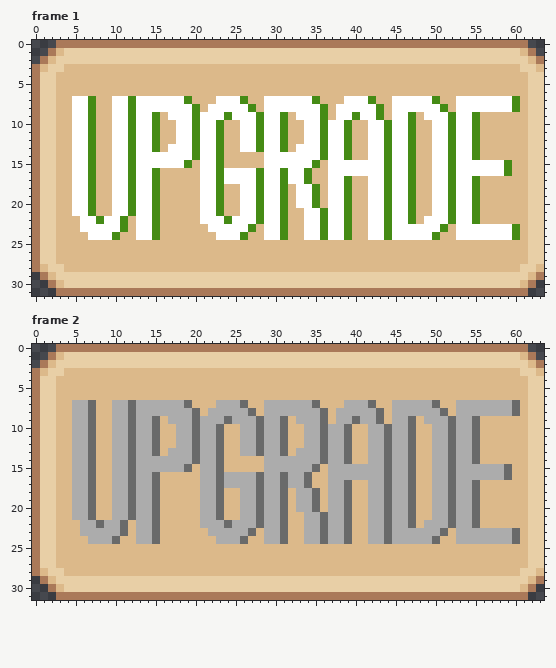
Two versions of one pixel-art file, Aseprite/Button.aseprite. Above is the file before it was changed.
64x32 pixels, 5 frames. Shown: frame 1, frame 2. The commit also changed other frames, which this record leaves out.
The same view after the edit:
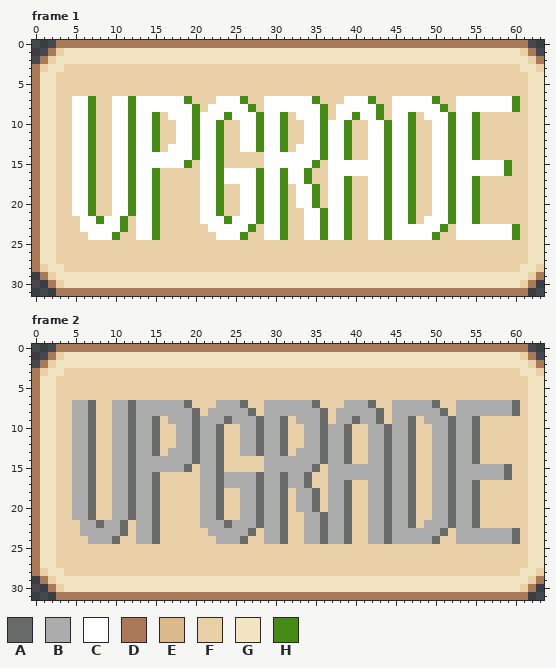
Palette (. is transparent): A #696a6a  B #acacac  C #ffffff  D #aa7959  E #dcb98a  F #e8cfa6  G #f3e5c2  H #458b15
Changes in this commit:
layer "Button_Up" now shown
layer "Button_Down" now hidden
Changed rows in their new state; - is an unchanged pixel.
Frame 1:
first column x 1:
 1 --FGGGGGGGGGGGGGGGGGGGGGGGGGGGGGGGGGGGGGGGGGGGGGGGGGGGGGGGGGF--
 2 -FGGGGGGGGGGGGGGGGGGGGGGGGGGGGGGGGGGGGGGGGGGGGGGGGGGGGGGGGGGGF-
 3 FGGFFFFFFFFFFFFFFFFFFFFFFFFFFFFFFFFFFFFFFFFFFFFFFFFFFFFFFFFFGGF
 4 GGFFFFFFFFFFFFFFFFFFFFFFFFFFFFFFFFFFFFFFFFFFFFFFFFFFFFFFFFFFFGG
 5 GGFFFFFFFFFFFFFFFFFFFFFFFFFFFFFFFFFFFFFFFFFFFFFFFFFFFFFFFFFFFGG
 6 GGFFFFFFFFFFFFFFFFFFFFFFFFFFFFFFFFFFFFFFFFFFFFFFFFFFFFFFFFFFFGG
 7 GGFF---FF----------FFF----FF-------FFF----FF------FF--------FGG
 8 GGFF---FF-----------F------F--------F------F-------F--------FGG
 9 GGFF---FF------F---------------F----F------F---F-------FFFFFFGG
10 GGFF---FF------FF------FF------FF------FF------FF------FFFFFFGG
11 GGFF---FF------FF------FF------FF------FF------FF------FFFFFFGG
12 GGFF---FF------FF------FF------FF------FF------FF------FFFFFFGG
13 GGFF---FF------F-------FF------F-------FF------FF------FFFFFFGG
14 GGFF---FF--------------FFFFF-----------FF------FF------FFFFFFGG
15 GGFF---FF----------F---FFFFF-------F-----------FF----------FFGG
16 GGFF---FF------FFFFF--------------FF-----------FF----------FFGG
17 GGFF---FF------FFFFF--------------FF---FF------FF------FFFFFFGG
18 GGFF---FF------FFFFF---FF------F---F---FF------FF------FFFFFFGG
19 GGFF---FF------FFFFF---FF------F---F---FF------FF------FFFFFFGG
20 GGFF---FF------FFFFF---FF------F---F---FF------FF------FFFFFFGG
21 GGFF---FF------FFFFF---FF------FF------FF------FF------FFFFFFGG
22 GGFFF------F---FFFFF-----------FF------FF------F-------FFFFFFGG
23 GGFFF------F---FFFFFF------F---FF------FF----------F--------FGG
24 GGFFFF----FF---FFFFFFF----FF---FF------FF---------FF--------FGG
25 GGFFFFFFFFFFFFFFFFFFFFFFFFFFFFFFFFFFFFFFFFFFFFFFFFFFFFFFFFFFFGG
26 GGFFFFFFFFFFFFFFFFFFFFFFFFFFFFFFFFFFFFFFFFFFFFFFFFFFFFFFFFFFFGG
27 GGFFFFFFFFFFFFFFFFFFFFFFFFFFFFFFFFFFFFFFFFFFFFFFFFFFFFFFFFFFFGG
28 FGGFFFFFFFFFFFFFFFFFFFFFFFFFFFFFFFFFFFFFFFFFFFFFFFFFFFFFFFFFGGF
29 -FGGGGGGGGGGGGGGGGGGGGGGGGGGGGGGGGGGGGGGGGGGGGGGGGGGGGGGGGGGGF-
30 --FGGGGGGGGGGGGGGGGGGGGGGGGGGGGGGGGGGGGGGGGGGGGGGGGGGGGGGGGGF--
Frame 2: the same change as frame 1
Pixel boxes of the changes (left, top, right, bottom) in both pictures:
changed: (40, 48, 544, 288)
changed: (40, 352, 544, 592)
